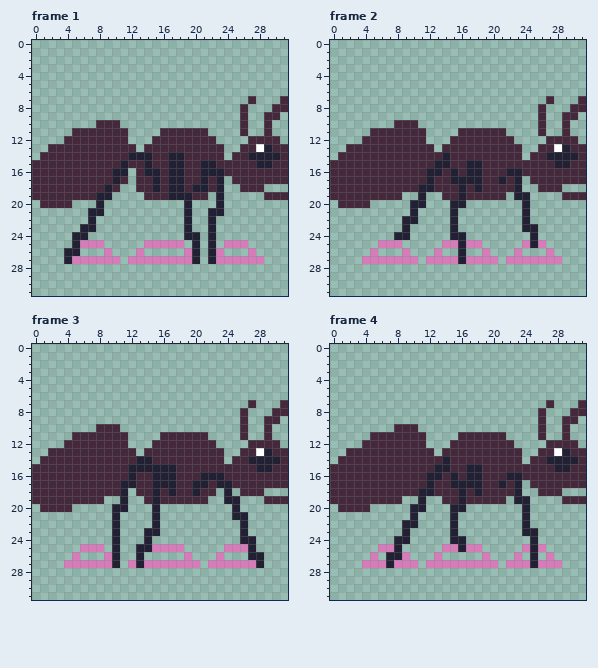
Two versions of one pixel-art file, raw/PracticeAnt.aseprite. Above: the version before the commit.
32x32 pixels, 4 frames. Shown: frame 1, frame 2, frame 3, frame 4.
New version:
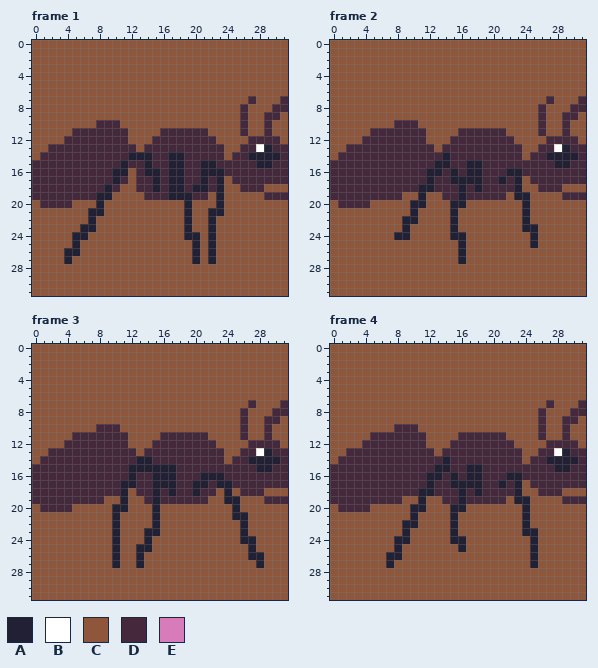
Palette (. is transparent): A #222034  B #ffffff  C #8f563b  D #45283c  E #d77bba
Changes in this commit:
layer "BG" added
layer "LegPath" now hidden
Frame 1:
y 0..6: x 0..31 ................................ -> CCCCCCCCCCCCCCCCCCCCCCCCCCCCCCCC
y 7: x 0..26 ........................... -> CCCCCCCCCCCCCCCCCCCCCCCCCCC; x 28..30 ... -> CCC
y 8: x 0..25 .......................... -> CCCCCCCCCCCCCCCCCCCCCCCCCC; x 27..29 ... -> CCC
y 9: x 0..25 .......................... -> CCCCCCCCCCCCCCCCCCCCCCCCCC; x 27..28 .. -> CC; x 31 . -> C
y 10: x 0..7 ........ -> CCCCCCCC; x 11..25 ............... -> CCCCCCCCCCCCCCC; x 27..28 .. -> CC; x 30..31 .. -> CC
y 11: x 0..4 ..... -> CCCCC; x 12..15 .... -> CCCC; x 22..25 .... -> CCCC; x 27..28 .. -> CC; x 30..31 .. -> CC
y 12: x 0..3 .... -> CCCC; x 12..14 ... -> CCC; x 23..26 .... -> CCCC; x 31 . -> C
y 13: x 0..1 .. -> CC; x 13 . -> C; x 24..25 .. -> CC
y 14: x 0 . -> C; x 24 . -> C
y 16: x 12 . -> C
y 17: x 12 . -> C; x 24 . -> C
y 18: x 11..12 .. -> CC; x 24..25 .. -> CC; x 29..31 ... -> CCC
y 19: x 10..13 .... -> CCCC; x 22 . -> C; x 24..28 ..... -> CCCCC
y 20: x 0 . -> C; x 5..7 ... -> CCC; x 9..18 .......... -> CCCCCCCCCC; x 20..22 ... -> CCC; x 24..31 ........ -> CCCCCCCC
y 21: x 0..6 ....... -> CCCCCCC; x 9..18 .......... -> CCCCCCCCCC; x 20..21 .. -> CC; x 24..31 ........ -> CCCCCCCC
y 22: x 0..6 ....... -> CCCCCCC; x 8..18 ........... -> CCCCCCCCCCC; x 20..21 .. -> CC; x 23..31 ......... -> CCCCCCCCC
y 23: x 0..5 ...... -> CCCCCC; x 8..18 ........... -> CCCCCCCCCCC; x 20..21 .. -> CC; x 23..31 ......... -> CCCCCCCCC
y 24: x 0..4 ..... -> CCCCC; x 7..18 ............ -> CCCCCCCCCCCC; x 21 . -> C; x 23..31 ......... -> CCCCCCCCC
y 25: x 0..4 ..... -> CCCCC; x 6..19 EEE.....EEEEE. -> CCCCCCCCCCCCCC; x 21 . -> C; x 23..31 .EEE..... -> CCCCCCCCC
y 26: x 0..3 .... -> CCCC; x 6..19 ...E...E.....E -> CCCCCCCCCCCCCC; x 21 . -> C; x 23..31 E...E.... -> CCCCCCCCC
y 27: x 0..3 .... -> CCCC; x 5..19 EEEEEE.EEEEEEEE -> CCCCCCCCCCCCCCC; x 21 . -> C; x 23..31 EEEEEE... -> CCCCCCCCC
y 28..31: x 0..31 ................................ -> CCCCCCCCCCCCCCCCCCCCCCCCCCCCCCCC
Frame 2:
y 0..6: x 0..31 ................................ -> CCCCCCCCCCCCCCCCCCCCCCCCCCCCCCCC
y 7: x 0..26 ........................... -> CCCCCCCCCCCCCCCCCCCCCCCCCCC; x 28..30 ... -> CCC
y 8: x 0..25 .......................... -> CCCCCCCCCCCCCCCCCCCCCCCCCC; x 27..29 ... -> CCC
y 9: x 0..25 .......................... -> CCCCCCCCCCCCCCCCCCCCCCCCCC; x 27..28 .. -> CC; x 31 . -> C
y 10: x 0..7 ........ -> CCCCCCCC; x 11..25 ............... -> CCCCCCCCCCCCCCC; x 27..28 .. -> CC; x 30..31 .. -> CC
y 11: x 0..4 ..... -> CCCCC; x 12..15 .... -> CCCC; x 22..25 .... -> CCCC; x 27..28 .. -> CC; x 30..31 .. -> CC
y 12: x 0..3 .... -> CCCC; x 12..14 ... -> CCC; x 23..26 .... -> CCCC; x 31 . -> C
y 13: x 0..1 .. -> CC; x 13 . -> C; x 24..25 .. -> CC
y 14: x 0 . -> C; x 24 . -> C
y 17: x 24 . -> C
y 18: x 24..25 .. -> CC; x 29..31 ... -> CCC
y 19: x 9..10 .. -> CC; x 12..13 .. -> CC; x 22 . -> C; x 25..28 .... -> CCCC
y 20: x 0 . -> C; x 5..9 ..... -> CCCCC; x 12..14 ... -> CCC; x 17..23 ....... -> CCCCCCC; x 25..31 ....... -> CCCCCCC
y 21: x 0..9 .......... -> CCCCCCCCCC; x 11..14 .... -> CCCC; x 16..23 ........ -> CCCCCCCC; x 25..31 ....... -> CCCCCCC
y 22: x 0..8 ......... -> CCCCCCCCC; x 11..14 .... -> CCCC; x 16..23 ........ -> CCCCCCCC; x 25..31 ....... -> CCCCCCC
y 23: x 0..8 ......... -> CCCCCCCCC; x 10..14 ..... -> CCCCC; x 16..23 ........ -> CCCCCCCC; x 26..31 ...... -> CCCCCC
y 24: x 0..7 ........ -> CCCCCCCC; x 10..14 ..... -> CCCCC; x 17..24 ........ -> CCCCCCCC; x 26..31 ...... -> CCCCCC
y 25: x 0..15 ......EEE.....EE -> CCCCCCCCCCCCCCCC; x 17..24 EE.....E -> CCCCCCCC; x 26..31 E..... -> CCCCCC
y 26: x 0..15 .....E...E...E.. -> CCCCCCCCCCCCCCCC; x 17..31 ..E...E...E.... -> CCCCCCCCCCCCCCC
y 27: x 0..15 ....EEEEEEE.EEEE -> CCCCCCCCCCCCCCCC; x 17..31 EEEE.EEEEEEE... -> CCCCCCCCCCCCCCC
y 28..31: x 0..31 ................................ -> CCCCCCCCCCCCCCCCCCCCCCCCCCCCCCCC
Frame 3:
y 0..6: x 0..31 ................................ -> CCCCCCCCCCCCCCCCCCCCCCCCCCCCCCCC
y 7: x 0..26 ........................... -> CCCCCCCCCCCCCCCCCCCCCCCCCCC; x 28..30 ... -> CCC
y 8: x 0..25 .......................... -> CCCCCCCCCCCCCCCCCCCCCCCCCC; x 27..29 ... -> CCC
y 9: x 0..25 .......................... -> CCCCCCCCCCCCCCCCCCCCCCCCCC; x 27..28 .. -> CC; x 31 . -> C
y 10: x 0..7 ........ -> CCCCCCCC; x 11..25 ............... -> CCCCCCCCCCCCCCC; x 27..28 .. -> CC; x 30..31 .. -> CC
y 11: x 0..4 ..... -> CCCCC; x 12..15 .... -> CCCC; x 22..25 .... -> CCCC; x 27..28 .. -> CC; x 30..31 .. -> CC
y 12: x 0..3 .... -> CCCC; x 12..14 ... -> CCC; x 23..26 .... -> CCCC; x 31 . -> C
y 13: x 0..1 .. -> CC; x 13 . -> C; x 24..25 .. -> CC
y 14: x 0 . -> C; x 24 . -> C
y 18: x 12 . -> C; x 23 . -> C; x 25 . -> C; x 29..31 ... -> CCC
y 19: x 9..10 .. -> CC; x 12..13 .. -> CC; x 22..23 .. -> CC; x 26..28 ... -> CCC
y 20: x 0 . -> C; x 5..9 ..... -> CCCCC; x 12..14 ... -> CCC; x 16..24 ......... -> CCCCCCCCC; x 26..31 ...... -> CCCCCC
y 21: x 0..9 .......... -> CCCCCCCCCC; x 11..14 .... -> CCCC; x 16..24 ......... -> CCCCCCCCC; x 27..31 ..... -> CCCCC
y 22: x 0..9 .......... -> CCCCCCCCCC; x 11..14 .... -> CCCC; x 16..25 .......... -> CCCCCCCCCC; x 27..31 ..... -> CCCCC
y 23: x 0..9 .......... -> CCCCCCCCCC; x 11..13 ... -> CCC; x 16..25 .......... -> CCCCCCCCCC; x 27..31 ..... -> CCCCC
y 24: x 0..9 .......... -> CCCCCCCCCC; x 11..13 ... -> CCC; x 15..25 ........... -> CCCCCCCCCCC; x 28..31 .... -> CCCC
y 25: x 0..9 ......EEE. -> CCCCCCCCCC; x 11..12 .. -> CC; x 15..26 EEEE.....EEE -> CCCCCCCCCCCC; x 28..31 .... -> CCCC
y 26: x 0..9 .....E...E -> CCCCCCCCCC; x 11..12 .. -> CC; x 14..26 .....E...E... -> CCCCCCCCCCCCC; x 29..31 ... -> CCC
y 27: x 0..9 ....EEEEEE -> CCCCCCCCCC; x 11..12 .E -> CC; x 14..27 EEEEEEE.EEEEEE -> CCCCCCCCCCCCCC; x 29..31 ... -> CCC
y 28..31: x 0..31 ................................ -> CCCCCCCCCCCCCCCCCCCCCCCCCCCCCCCC
Frame 4:
y 0..6: x 0..31 ................................ -> CCCCCCCCCCCCCCCCCCCCCCCCCCCCCCCC
y 7: x 0..26 ........................... -> CCCCCCCCCCCCCCCCCCCCCCCCCCC; x 28..30 ... -> CCC
y 8: x 0..25 .......................... -> CCCCCCCCCCCCCCCCCCCCCCCCCC; x 27..29 ... -> CCC
y 9: x 0..25 .......................... -> CCCCCCCCCCCCCCCCCCCCCCCCCC; x 27..28 .. -> CC; x 31 . -> C
y 10: x 0..7 ........ -> CCCCCCCC; x 11..25 ............... -> CCCCCCCCCCCCCCC; x 27..28 .. -> CC; x 30..31 .. -> CC
y 11: x 0..4 ..... -> CCCCC; x 12..15 .... -> CCCC; x 22..25 .... -> CCCC; x 27..28 .. -> CC; x 30..31 .. -> CC
y 12: x 0..3 .... -> CCCC; x 12..14 ... -> CCC; x 23..26 .... -> CCCC; x 31 . -> C
y 13: x 0..1 .. -> CC; x 13 . -> C; x 24..25 .. -> CC
y 14: x 0 . -> C; x 24 . -> C
y 17: x 24 . -> C
y 18: x 24..25 .. -> CC; x 29..31 ... -> CCC
y 19: x 9..10 .. -> CC; x 12..13 .. -> CC; x 22 . -> C; x 25..28 .... -> CCCC
y 20: x 0 . -> C; x 5..9 ..... -> CCCCC; x 12..14 ... -> CCC; x 17..23 ....... -> CCCCCCC; x 25..31 ....... -> CCCCCCC
y 21: x 0..9 .......... -> CCCCCCCCCC; x 11..14 .... -> CCCC; x 16..23 ........ -> CCCCCCCC; x 25..31 ....... -> CCCCCCC
y 22: x 0..8 ......... -> CCCCCCCCC; x 11..14 .... -> CCCC; x 16..23 ........ -> CCCCCCCC; x 25..31 ....... -> CCCCCCC
y 23: x 0..8 ......... -> CCCCCCCCC; x 10..14 ..... -> CCCCC; x 16..23 ........ -> CCCCCCCC; x 26..31 ...... -> CCCCCC
y 24: x 0..7 ........ -> CCCCCCCC; x 10..14 ..... -> CCCCC; x 17..24 ........ -> CCCCCCCC; x 26..31 ...... -> CCCCCC
y 25: x 0..7 ......EE -> CCCCCCCC; x 9..15 .....EE -> CCCCCCC; x 17..24 EE.....E -> CCCCCCCC; x 26..31 E..... -> CCCCCC
y 26: x 0..6 .....E. -> CCCCCCC; x 9..24 E...E.....E...E. -> CCCCCCCCCCCCCCCC; x 26..31 .E.... -> CCCCCC
y 27: x 0..6 ....EEE -> CCCCCCC; x 8..24 EEE.EEEEEEEEE.EEE -> CCCCCCCCCCCCCCCCC; x 26..31 EEE... -> CCCCCC
y 28..31: x 0..31 ................................ -> CCCCCCCCCCCCCCCCCCCCCCCCCCCCCCCC
